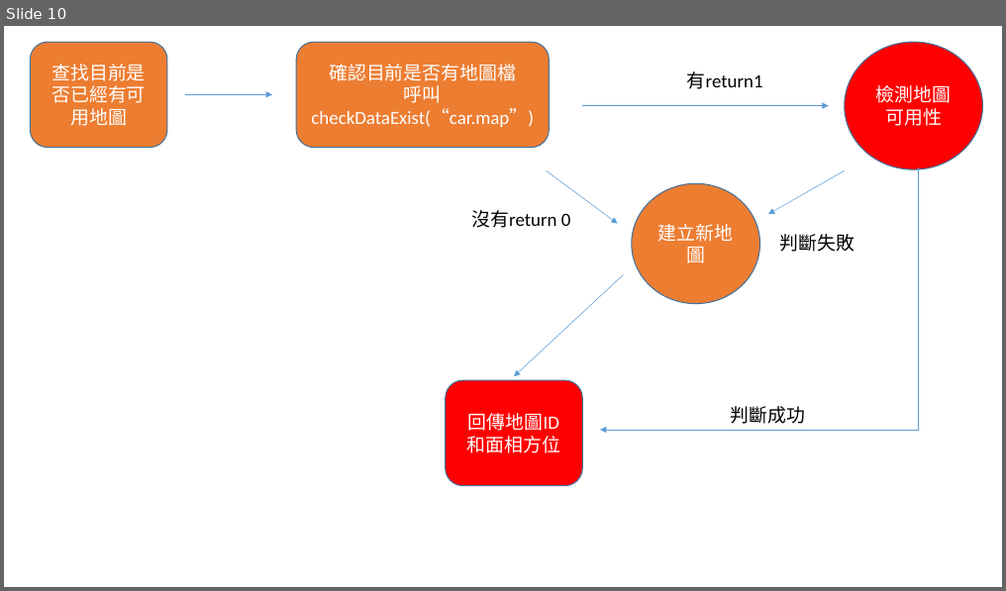
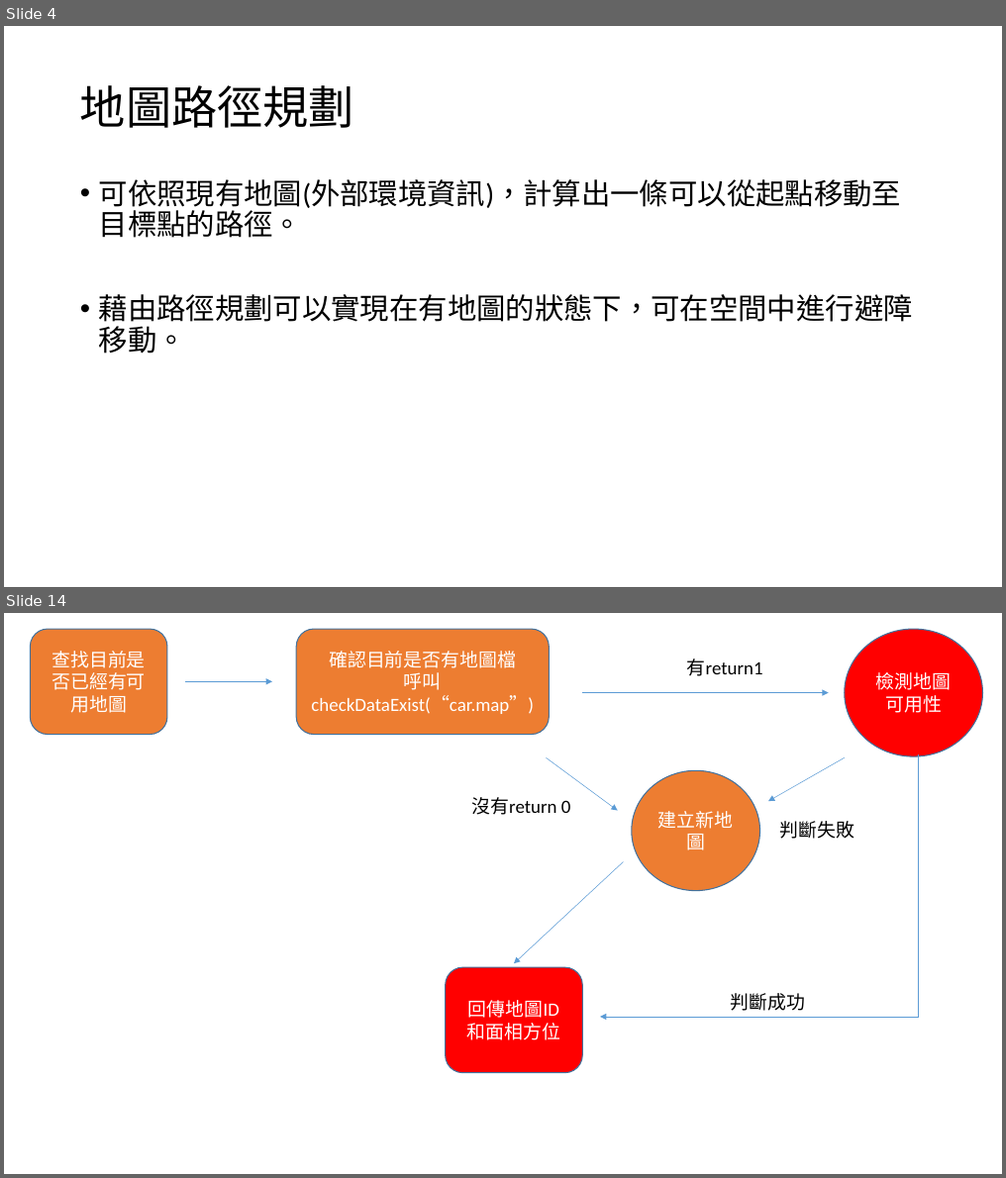
Before and after one commit to mskhrk/nttu_smartCar, a slide deck: document/運作流程圖.pptx. Shown one above the other, each under a label of ours: slide 10 before the commit, slides 4 and 14 after it; the slides between them are not shown. The pictures are 1006x591 and 1006x1178 pixels, drawn with LibreOffice and Linux fonts; fonts in the diff are those of the drawing. Boxes give left, top, right and bottom in pixels: in the first picture for what was removed or moved away, otherwise in the second. Text is boxed around its words. In the diff, an @@ line names an element or a change of style, - is before the commit and + after.

```diff
--- a/document/運作流程圖.pptx
+++ b/document/運作流程圖.pptx
@@ slide 4 added at (4, 26, 1002, 587), background #FFFFFF @@
@@ title added at (80, 85, 354, 128), 44 pt, text #000000 @@
+地圖路徑規劃
@@ text added at (99, 179, 913, 354), 28 pt, text #000000 @@
+• 可依照現有地圖(外部環境資訊)，計算出一條可以從起點移動至目標點的路徑。
+• 藉由路徑規劃可以實現在有地圖的狀態下，可在空間中進行避障移動。
@@ what was slide 10 is now slide 14 @@
```
Also in this commit, not shown: 10 slides changed, 3 other slides added, 2 slides removed, 3 other files.
